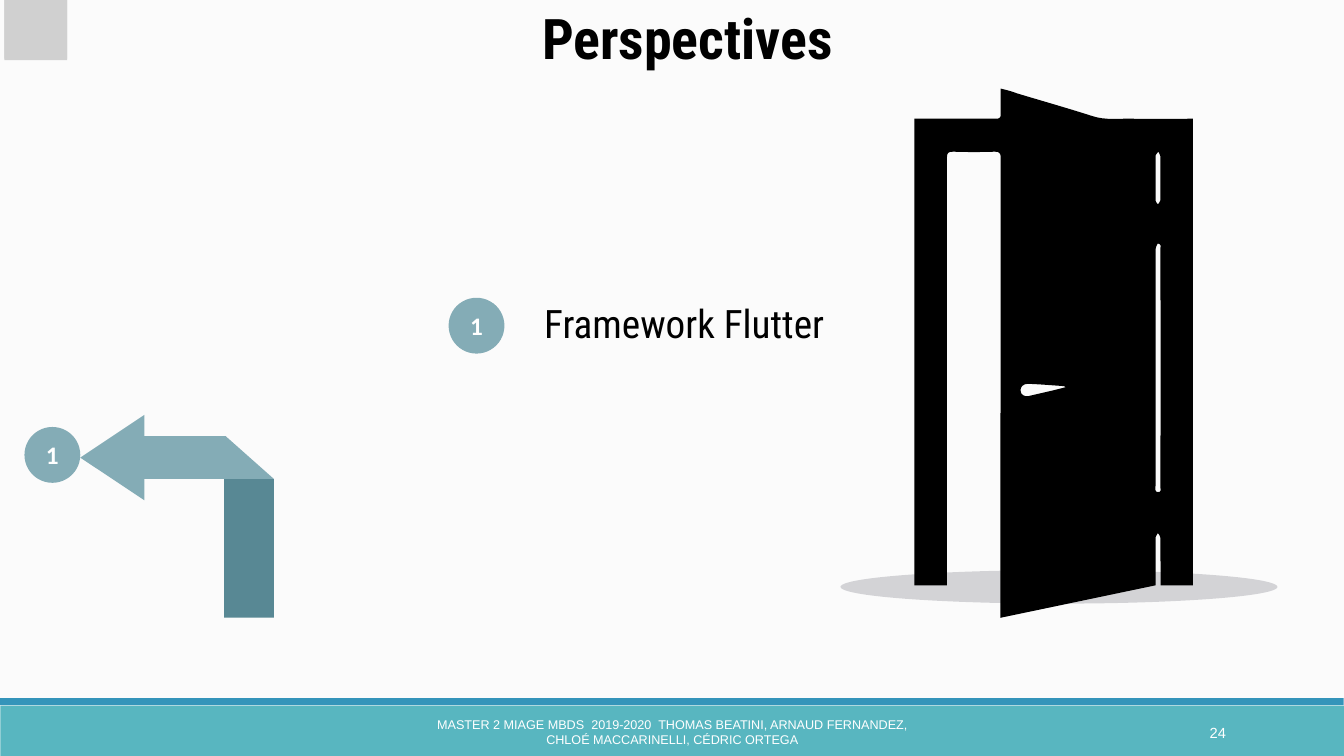
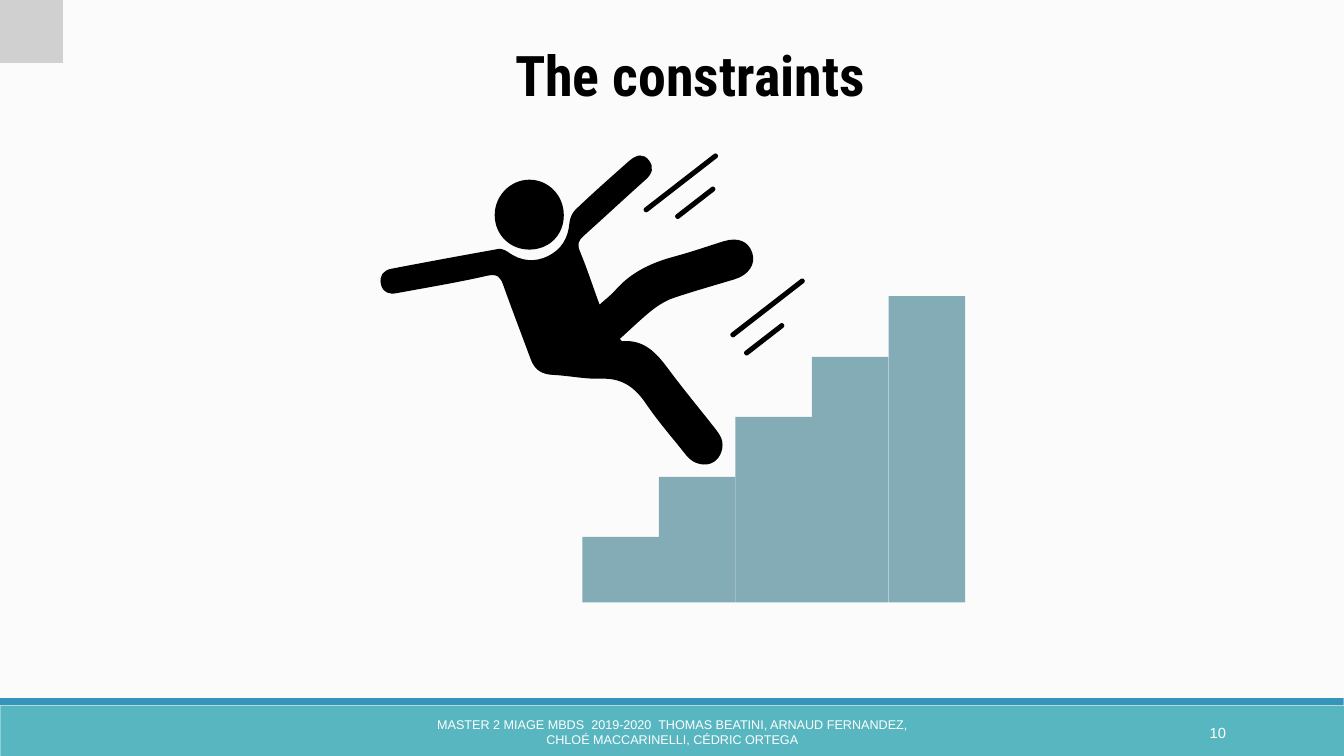
Before and after one commit to ChloeMaccarinelli/digitalGourde, a slide deck: slide 10 of doc/Presentation _digitalGourdeAnglais.pptx (slide 24 before the commit). Drawn at 1344x756 pixels with LibreOffice and Linux fonts; fonts in the diff are those of the drawing; grey boxes stand for pictures. Boxes give left, top, right and bottom in pixels: in the first picture for what was removed or moved away, otherwise in the second. Text is boxed around its words. In the diff, an @@ line names an element or a change of style, - is before the commit and + after.

```diff
--- a/doc/Presentation _digitalGourdeAnglais.pptx
+++ b/doc/Presentation _digitalGourdeAnglais.pptx
@@ picture: place and size @@
-picture at [4, 0, 67, 59]
+picture at [0, 0, 63, 63]
@@ picture removed at [4, 0, 67, 58] @@
@@ text removed at [542, 17, 833, 71] @@
-Perspectives
@@ text added at [515, 54, 865, 97], 40 pt, text #000000, bold @@
+The constraints
@@ freeform shape removed at [914, 89, 1193, 618] @@
@@ rounded rectangle added at [643, 153, 719, 214], fill #000000 @@
@@ rounded rectangle added at [674, 186, 716, 220], fill #000000 @@
@@ ellipse removed at [449, 297, 504, 353] @@
-1
@@ rounded rectangle added at [730, 278, 806, 339], fill #000000 @@
@@ group added at [379, 153, 965, 603]: 5 rectangles, 2 freeform shapes @@
@@ text removed at [544, 308, 824, 339] @@
-Framework Flutter
@@ rounded rectangle added at [744, 322, 786, 356], fill #000000 @@
@@ freeform shape removed at [81, 415, 274, 501] @@
@@ ellipse removed at [24, 427, 80, 483] @@
-1
@@ rectangle removed at [224, 479, 273, 618] @@
@@ ellipse removed at [841, 571, 1278, 604] @@
@@ page number at [1210, 728, 1226, 738]: text changed @@
-24
+10
```
Also in this commit, not shown: 4 other slides changed, 15 slides removed, 4 other files.
